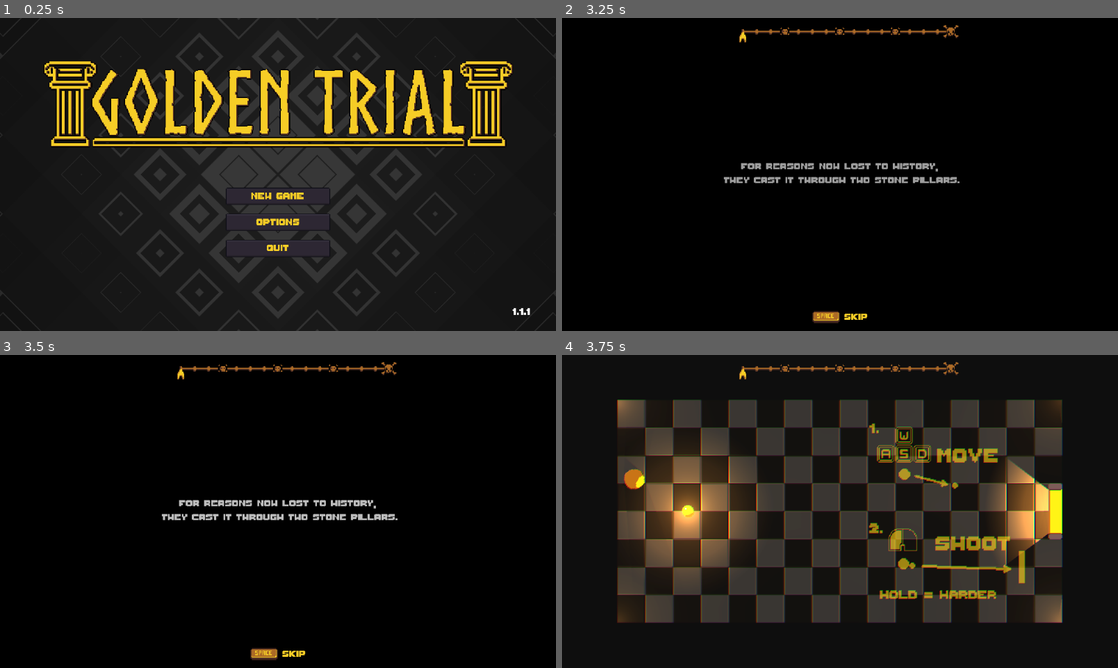
Above: before the commit, frames 1-4 (two rows, left to right).
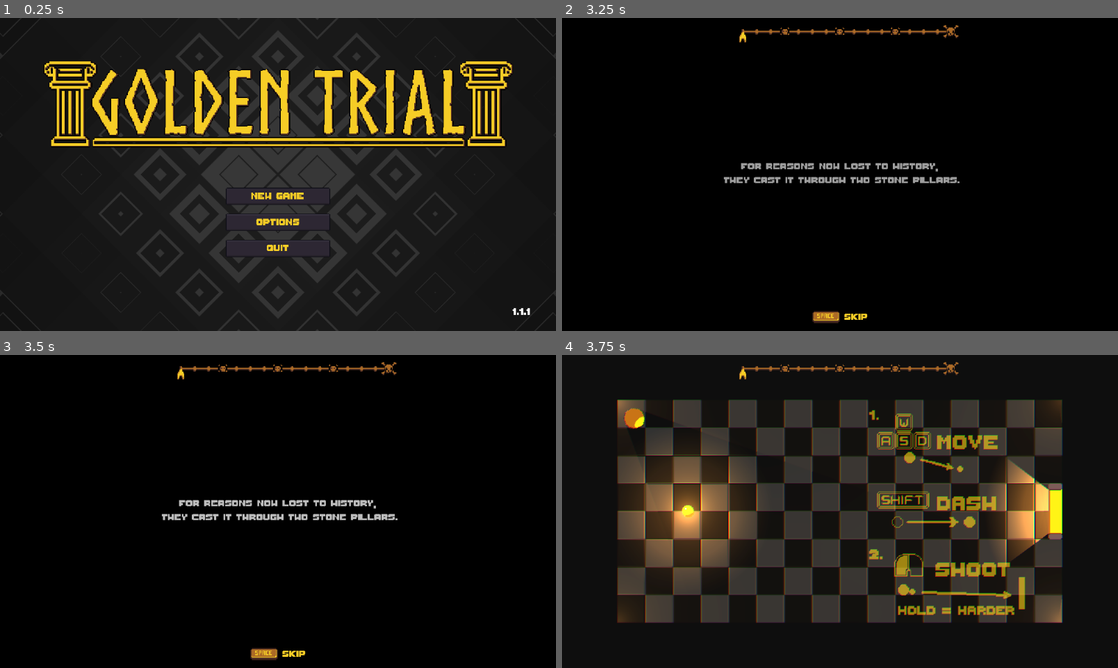
Above: after the commit, the same moments.

Repository: coderKillo/jam-brackys-2025
Game: Godot game, scene res://base/menu/main_menu/main_menu.tscn
The game is run twice, just before and just after one commit, with the same random seed, the same clock (stepped at 60 frames per second) and the same inputs. The engine's default icon, where the game draws it, is replaced by a stand-in: a white triangle on a blue panel in a dark square.
Inputs (mouse positions are in pixels of both pictures, inside the frame that each line leads up to):
- Up to frame 1 (0.25 s): no input
- Up to frame 2 (3.25 s): click "New Game" at 0.5 s; tap Enter at 1.25, 2.75 s; move the mouse to (962, 158) at 1.27 s; hold D (move_right) 1.28-2.03 s; tap Shift (dash, bound only after the commit) at 1.35, 2.3, 2.85 s; tap Space (skip) at 2 s; move the mouse to (728, 190) at 2.02 s; hold S (move_down) 2.03-2.78 s; click (728, 190) at 2.1 s; move the mouse to (895, 105) at 2.77 s; hold D (move_right) from 2.78 s (still down)
- Up to frame 3 (3.5 s): keep holding D (move_right)
- Up to frame 4 (3.75 s): tap Space (skip) at 3.5 s; move the mouse to (812, 574) at 3.52 s; release D (move_right) at 3.53 s; hold W (move_up) from 3.53 s (still down); tap Shift (dash, bound only after the commit) at 3.6 s

Frames 1-3 are identical in both runs. In frame 4, 6.4% of the frame differs, in the area x 11-84%, y 16-84%.

Commit message:
add dash

Diff:
--- a/game/entities/player/player.gd
+++ b/game/entities/player/player.gd
@@ -4,6 +4,10 @@
 @export var speed = 300.0
 @export var shoot_power = 300.0
 @export var max_charge_time = 1.0
+
+@export_group("Dash")
+@export var dash_speed = 800.0
+@export var dash_time = 0.1
 
 @onready var ball_collect: Area2D = $CollectBallArea
 @onready var ball_slot: Node2D = $RotationAxis/BallSlot
@@ -13,9 +17,11 @@
 
 var ball: Ball
 var charge_timer: float = 0.0
+var dash_timer: float = 0.0
 
 var direction: Vector2 = Vector2.ZERO
 var _is_charging: bool = false
+var _tween: Tween
 
 
 func _ready():
@@ -30,8 +36,10 @@
 	_update_charge(delta)
 
 
-func _physics_process(_delta):
-	if direction:
+func _physics_process(delta):
+	if dash_timer > 0.0:
+		dash_timer -= delta
+	elif direction:
 		velocity = direction * speed
 	else:
 		velocity = Vector2.ZERO
@@ -73,9 +81,24 @@
 	_is_charging = true
 
 
+func dash():
+	velocity = velocity.normalized() * dash_speed
+	if _tween:
+		_tween.stop()
+		_tween = create_tween()
+		_tween.tween_property(self, "velocity", velocity, dash_time).set_ease(Tween.EASE_OUT).from(
+			velocity.normalized() * dash_speed
+		)
+	dash_timer = dash_time
+
+
 func disable(value: bool):
 	visible = not value
 	trap_detector_shape.set_deferred("disabled", value)
+
+
+func _is_dashing() -> bool:
+	return _tween and _tween.is_running()
 
 
 func _update_charge(delta):
--- a/game/systems/player_controller.gd
+++ b/game/systems/player_controller.gd
@@ -20,6 +20,9 @@
 	if Input.is_action_just_released("shoot"):
 		player.shoot()
 
+	if Input.is_action_just_pressed("dash"):
+		player.dash()
+
 
 func reset_position():
 	player.global_position = player_start_position
--- a/project.godot
+++ b/project.godot
@@ -90,6 +90,11 @@
 "events": [Object(InputEventKey,"resource_local_to_scene":false,"resource_name":"","device":-1,"window_id":0,"alt_press …(191 unchanged characters)…
 ]
 }
+dash={
+"deadzone": 0.2,
+"events": [Object(InputEventKey,"resource_local_to_scene":false,"resource_name":"","device":-1,"window_id":0,"alt_pressed":false,"shift_pressed":false,"ctrl_pressed":false,"meta_pressed":false,"pressed":false,"keycode":0,"physical_keycode":4194325,"key_label":0,"unicode":0,"location":0,"echo":false,"script":null)
+]
+}
 
 [layer_names]
 
Binary file changed: assets/tutorial/tutorial1.png
Binary file changed: assets/tutorial/tutorial3.png
Not shown: 3 places in base/core/main/main_scene.tscn that only renumber resources
